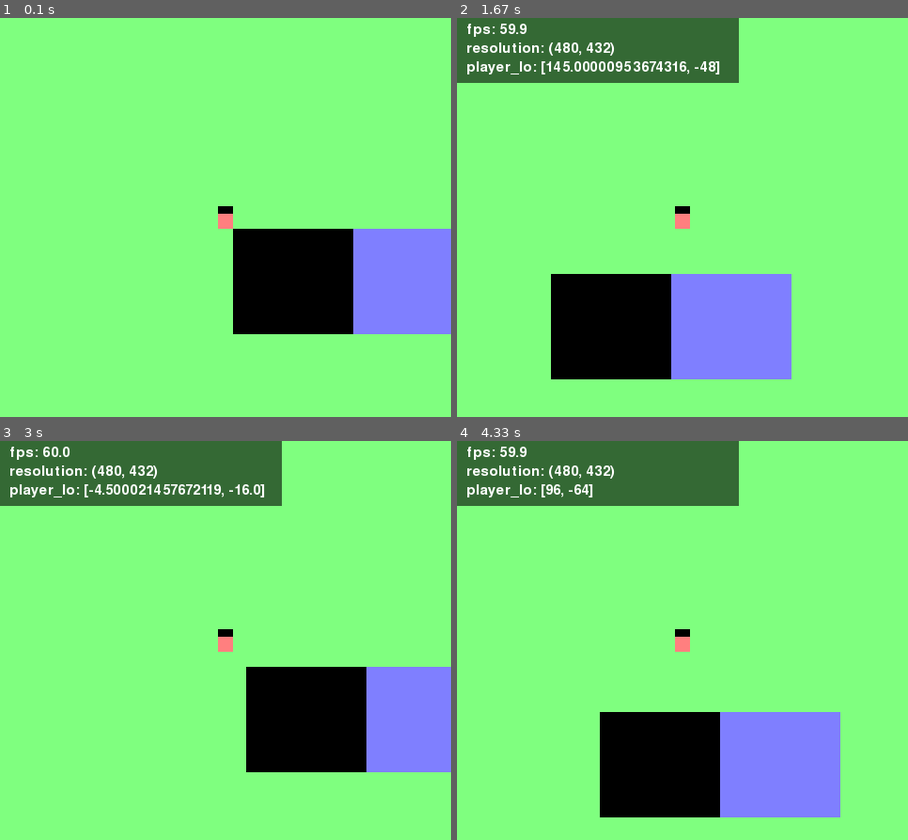
Above: before the commit, frames 1-4 (two rows, left to right).
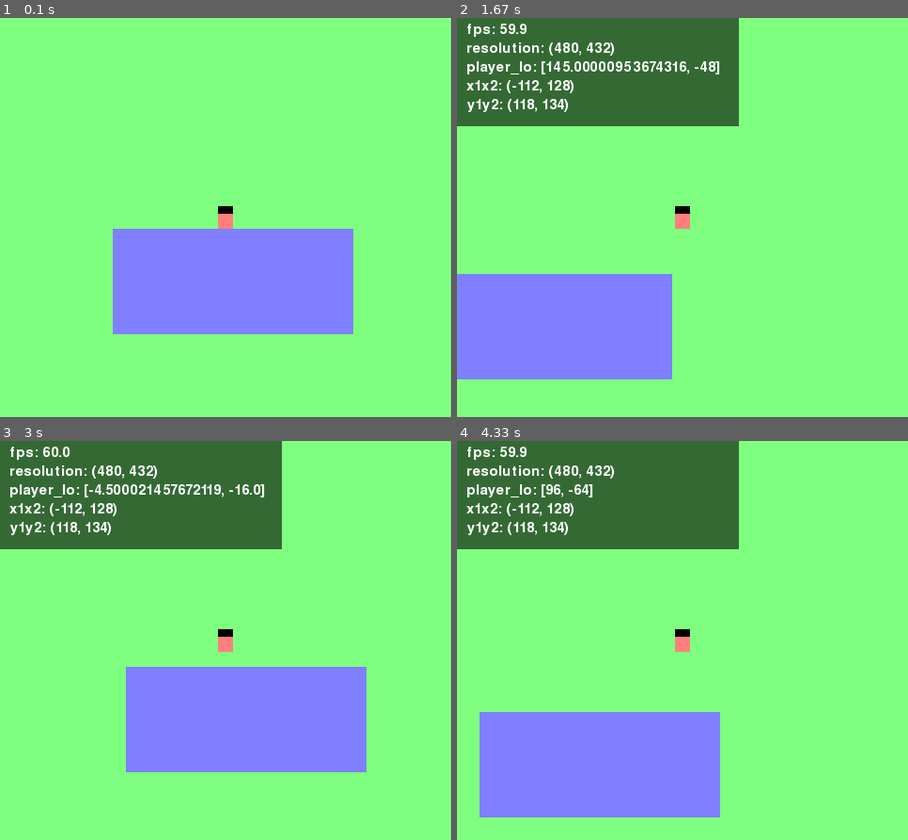
Above: after the commit, the same moments.

Repository: kritserv/rpg-maker-style-top-down-game-template
Game: pygame game, started from main.py
Same seed, same stepped clock (60 frames per second), same inputs: the game is played once before the commit and once after it.
Inputs:
- Up to frame 1 (0.1 s): no input
- Up to frame 2 (1.67 s): hold Right 0.33-0.8 s; hold Up 0.83-1.13 s; hold Right 1.17-1.63 s
- Up to frame 3 (3 s): hold Left 1.67-2.2 s; hold Down 2.23-2.53 s; hold Left 2.57-2.97 s
- Up to frame 4 (4.33 s): hold Up 3-3.37 s; hold Right 3.4-4.03 s; hold Down from 4.07 s (still down)

The runs differ from the first frame. In frame 1, 20% of the frame differs, in the area x 25-100%, y 52-80%; in frame 2, 26%; in frame 3, 26%; in frame 4, 28%, in the area x 0-85%, y 15-95%.

Commit message:
check obstacle for player

Diff:
--- a/main.py
+++ b/main.py
@@ -34,7 +34,7 @@
 	ratio = default_screen_width/default_screen_height
 	new_size = (curr_width, curr_height)
 
-	player = Player(screen)
+	player = Player(screen, cap_fps)
 
 	player.add_rect(pg.Rect(0, -8, 16, 8), black)
 
@@ -42,8 +42,9 @@
 
 	top_down_map = TopDownMap(screen)
 
-	top_down_map.add_rect(pg.Rect(0, 0, 128, 112), black)
-	top_down_map.add_rect(pg.Rect(128, 0, 128, 112), blue)
+	#top_down_map.add_rect(pg.Rect(0, 128, 256, 112), blue)
+	#top_down_map.add_rect(pg.Rect(0, 0, 256, 112), blue)
+	top_down_map.add_rect(pg.Rect(-128, 0, 256, 112), blue)
 
 	top_down_map.resize(pixel_size, player)
 
@@ -79,7 +80,9 @@
 			if milli_sec_timer.time_now()>0.1:
 				print_list = [curr_fps(),
 				f"resolution: {(curr_width, curr_height)}",
-				f"player_lo: {player.location}"]
+				f"player_lo: {player.location}",
+				f"x1x2: {player.ob_up_x1, player.ob_up_x2}",
+				f"y1y2: {player.ob_up_y1, player.ob_up_y2}"]
 				milli_sec_timer.restart()
 			print_debug(print_list)
 
--- a/object/player.py
+++ b/object/player.py
@@ -4,8 +4,9 @@
 from math import floor, ceil
 
 class Player(pg.sprite.Sprite):
-	def __init__(self, screen):
+	def __init__(self, screen, cap_fps):
 		pg.sprite.Sprite.__init__(self)
+		self.cap_fps = cap_fps
 		self.screen = screen
 		self.speed = 150
 		self.original_width, self.original_height = 16, 16
@@ -32,6 +33,28 @@
 
 		self.rects = []
 
+		#self.obstructs = [pg.Rect(0, 128, 256, 112)]
+		#self.obstructs = [pg.Rect(0, 0, 256, 112)]
+		self.obstructs = [pg.Rect(-128, 0, 256, 112)]
+
+		self.plus_value = 10
+		self.ob_left_x1 = self.obstructs[0][2] + self.obstructs[0][0] + 16 - self.plus_value
+		self.ob_left_x2 = self.obstructs[0][2] + self.obstructs[0][0] + 32 - self.plus_value
+		self.ob_right_x1 = self.obstructs[0][0] - self.plus_value
+		self.ob_right_x2 = self.obstructs[0][0] + 16 - self.plus_value
+		self.ob_up_x1 = self.obstructs[0][0] + 16
+		self.ob_up_x2 = self.obstructs[0][2] + self.obstructs[0][0]
+		self.ob_down_x1 = self.obstructs[0][0] + 16
+		self.ob_down_x2 = self.obstructs[0][2] + self.obstructs[0][0]
+		self.ob_left_y1 = self.obstructs[0][1] + 16
+		self.ob_left_y2 = self.obstructs[0][3] + self.obstructs[0][1]
+		self.ob_right_y1 = self.obstructs[0][1] + 16
+		self.ob_right_y2 = self.obstructs[0][3] + self.obstructs[0][1]
+		self.ob_up_y1 = self.obstructs[0][3] + 16 - self.plus_value + self.obstructs[0][1]
+		self.ob_up_y2 = self.obstructs[0][3] + 32 - self.plus_value + self.obstructs[0][1]
+		self.ob_down_y1 = self.obstructs[0][1] - self.plus_value
+		self.ob_down_y2 = self.obstructs[0][1]
+
 	def add_rect(self, rect, color):
 		self.rects.append((rect, color))
 
@@ -41,6 +64,31 @@
 										  rect.width * pixel_size,
 										  rect.height * pixel_size), color) for rect, color in self.rects]
 
+
+	def move_left_get_obstruct(self):
+		if (self.ob_left_x1 <= self.location[0] <= self.ob_left_x2) and (self.ob_left_y1 <= self.location[1] <= self.ob_left_y2):
+			return True
+		else:
+			return False
+
+	def move_right_get_obstruct(self):
+		if (self.ob_right_x1 <= self.location[0] <= self.ob_right_x2) and (self.ob_right_y1 <= self.location[1] <= self.ob_right_y2):
+			return True
+		else:
+			return False
+
+	def move_up_get_obstruct(self):
+		if (self.ob_up_x1 <= self.location[0] <= self.ob_up_x2) and (self.ob_up_y1 <= self.location[1] <= self.ob_up_y2):
+			return True
+		else:
+			return False
+
+	def move_down_get_obstruct(self):
+		if (self.ob_down_x1 <= self.location[0] <= self.ob_down_x2) and (self.ob_down_y1 <= self.location[1] <= self.ob_down_y2):
+			return True
+		else:
+			return False
+
 	def calculate_movement(self, key):
 		dx, dy = 0, 0
 		self.is_move = False
@@ -48,24 +96,26 @@
 
 		if key[pg.K_LEFT] or key[pg.K_RIGHT]:
 			if self.finished_y_move:
-				if key[pg.K_LEFT]:
+				if key[pg.K_LEFT] and not self.move_left_get_obstruct():
 					dx = -1
-				elif key[pg.K_RIGHT]:
+				elif key[pg.K_RIGHT] and not self.move_right_get_obstruct():
 					dx = 1
-				self.is_move = True
-				self.last_dx = dx
-				self.key_presed = True
-				self.finished_x_move = False
+				if dx != 0:
+					self.is_move = True
+					self.last_dx = dx
+					self.key_presed = True
+					self.finished_x_move = False
 		elif key[pg.K_UP] or key[pg.K_DOWN]:
 			if self.finished_x_move:
-				if key[pg.K_UP]:
+				if key[pg.K_UP] and not self.move_up_get_obstruct():
 					dy = -1
-				elif key[pg.K_DOWN]:
+				elif key[pg.K_DOWN] and not self.move_down_get_obstruct():
 					dy = 1
-				self.is_move = True
-				self.last_dy = dy
-				self.key_presed = True
-				self.finished_y_move = False
+				if dy != 0:
+					self.is_move = True
+					self.last_dy = dy
+					self.key_presed = True
+					self.finished_y_move = False
 
 		return dx, dy
 
@@ -152,6 +202,9 @@
 
 	def update(self, dt, pixel_size):
 
+		if self.cap_fps:
+			dt = 0.015
+
 		key = pg.key.get_pressed()
 		dx, dy = self.calculate_movement(key)
 
@@ -162,14 +215,22 @@
 			self.expect_finish_location()
 			self.calculate_diff()
 
-			if self.diff_x >= 0.7:
+			if self.cap_fps:
+				self.diff_x = ceil(self.diff_x)
+				self.diff_y = ceil(self.diff_y)
+				stop_at_diff = 3
+			else:
+				stop_at_diff = 0.7
+
+
+			if self.diff_x > stop_at_diff:
 				self.finish_move(self.last_dx, 0, dt, pixel_size)
-			elif self.diff_x < 0.7:
+			elif self.diff_x <= stop_at_diff:
 				self.location[0] = self.expected_x
 				self.finished_x_move = True
 
-			if self.diff_y >= 0.7:
+			if self.diff_y > stop_at_diff:
 				self.finish_move(0, self.last_dy, dt, pixel_size)
-			elif self.diff_y < 0.7:
+			elif self.diff_y <= stop_at_diff:
 				self.location[1] = self.expected_y
 				self.finished_y_move = True
